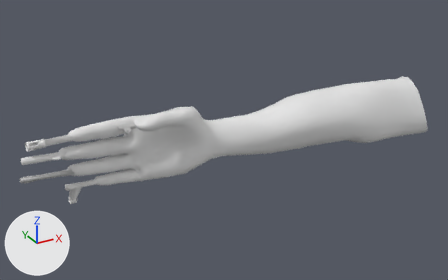
One commit to the FBX model Content/GunJam/Guns/RichInnerLife/SK_RichInnerLife.fbx: the scene before it, then after it.
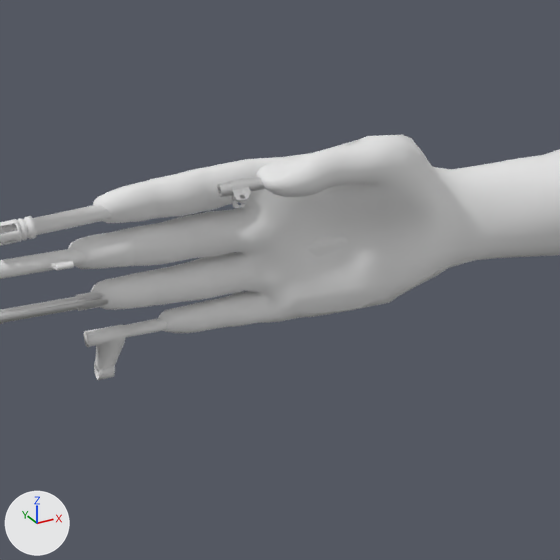
Each version appears first whole from a 50 mm lens placed at (-0.1238, 0.2791, 0.1788), pointed at (-0.0578, 0.3992, 0.1188), and next in a close-up on the part from 7% to 57% of the width and 19% to 98% of the height. Every picture has the same lights, and +X, +Y and +Z are marked at lower left. Where no turn or scale is listed for an object, it has been applied to the vertices. Vertices at the same position are counted once.

In view in the first close-up: 'RichInnerLife-Mesh'.
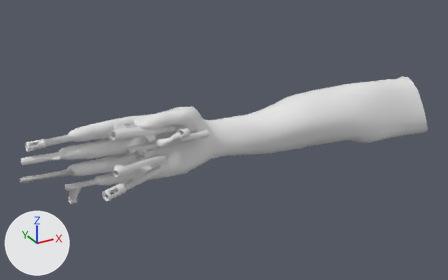
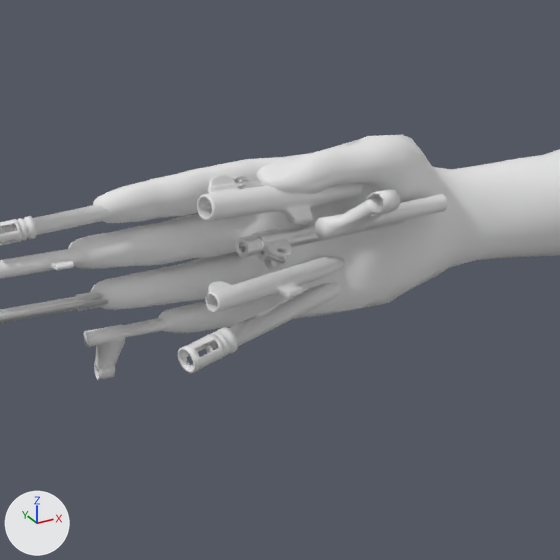
Where the change shows, as pixel boxes (x1, y1, x2, y2) in the close-ups (560 x 560 px; the box of a moved part takes in the faces that stretch with it):
part 1 of me_default_base, moved or reshaped
    before: (217, 177, 265, 197)
    after: (249, 180, 263, 188)
part 2 of me_default_base, added
    after: (178, 283, 341, 373)
part 3 of me_default_base, added
    after: (315, 189, 448, 239)
part 4 of me_default_base, added
    after: (251, 229, 291, 272)
part 5 of me_default_base, added
    after: (235, 219, 406, 258)
part 6 of me_default_base, added
    after: (206, 256, 345, 313)
part 7 of me_default_base, built on
    before: (227, 179, 349, 257)
    after: (197, 175, 362, 225)

The change in detail:
me_default_base is used by ob_richinnerlife_mesh; location (0.0, 0.4001, 0.1169).
me_default_base had 14018 vertices, 18539 faces and spanned x -0.1056..0.0043, y -0.0095..0.0059, z -0.0076..0.0134.
me_default_base now has 27705 vertices, 32537 faces and spans x -0.1056..0.0043, y -0.0145..0.0059, z -0.0076..0.0138.
me_default_base part 1: the loose piece of 100 vertices spanning x -0.0853..-0.0772, y -0.0056..-0.0042, z 0.011..0.0123 is turned -79.9 degrees about the x axis through its middle, then moved by (0.0001, 0.0, -0.0003).
me_default_base part 2: the loose piece of 369 vertices spanning x -0.1035..-0.0866, y -0.0017..0.0008, z 0.0089..0.0108 is copied, and the copy is multiplied about its middle by the matrix ((1.208, -0.355, -0.028), (0.353, 1.207, -0.076), (0.048, 0.065, 1.257)), then moved by (0.0151, -0.0039, -0.0112); it spans x -0.0904..-0.0697, y -0.0088..0.0001, z -0.0029..0.0.
me_default_base part 3: the loose piece of 100 vertices spanning x -0.0964..-0.0855, y -0.0008..0.0023, z -0.0067..-0.0009 is copied, and the copy is multiplied about its middle by the matrix ((1.207, 0.21, -0.371), (0.375, -1.052, 0.625), (-0.203, -0.698, -1.054)), then moved by (0.0206, -0.0104, 0.0129); it spans x -0.0783..-0.0645, y -0.0145..-0.0048, z 0.0059..0.0126.
me_default_base part 4: the loose piece of 277 vertices spanning x -0.0843..-0.0828, y -0.0066..-0.0044, z 0.0102..0.0124 is copied, and the copy is multiplied about its middle by the matrix ((1.541, -0.426, 0.036), (0.386, 1.565, 0.512), (-0.154, -0.42, 1.436)), then moved by (0.0018, -0.0023, -0.0047); it spans x -0.0833..-0.0804, y -0.0098..-0.0055, z 0.0051..0.0081.
me_default_base part 5: the loose piece of 101 vertices spanning x -0.1056..-0.0917, y -0.0012..0.0001, z 0.0013..0.0032 is copied, and the copy is multiplied about its middle by the matrix ((1.508, 0.112, -0.552), (0.514, -0.922, 1.216), (-0.232, -1.315, -0.899)), then moved by (0.0248, -0.0041, 0.0037); it spans x -0.0847..-0.0629, y -0.0085..-0.0007, z 0.0037..0.0082.
me_default_base part 6: the loose piece of 6400 vertices spanning x -0.1048..-0.0913, y -0.0023..0.0011, z 0.0054..0.0076 is copied, and the copy is multiplied about its middle by the matrix ((1.097, -0.336, 0.229), (0.396, 1.034, -0.378), (-0.093, 0.431, 1.084)), then moved by (0.018, -0.0039, -0.0045); it spans x -0.0877..-0.0726, y -0.0082..-0.0008, z 0.0003..0.0038.
me_default_base part 7: 48 vertices moved within x -0.0842..-0.0473, y -0.006..0.0012, z -0.0008..0.0116; 4389 vertices removed from x -0.0843..-0.0449, y -0.0066..0.0016, z -0.0016..0.0124; 10711 vertices added at x -0.088..-0.0448, y -0.0094..0.002, z -0.0019..0.0138.
